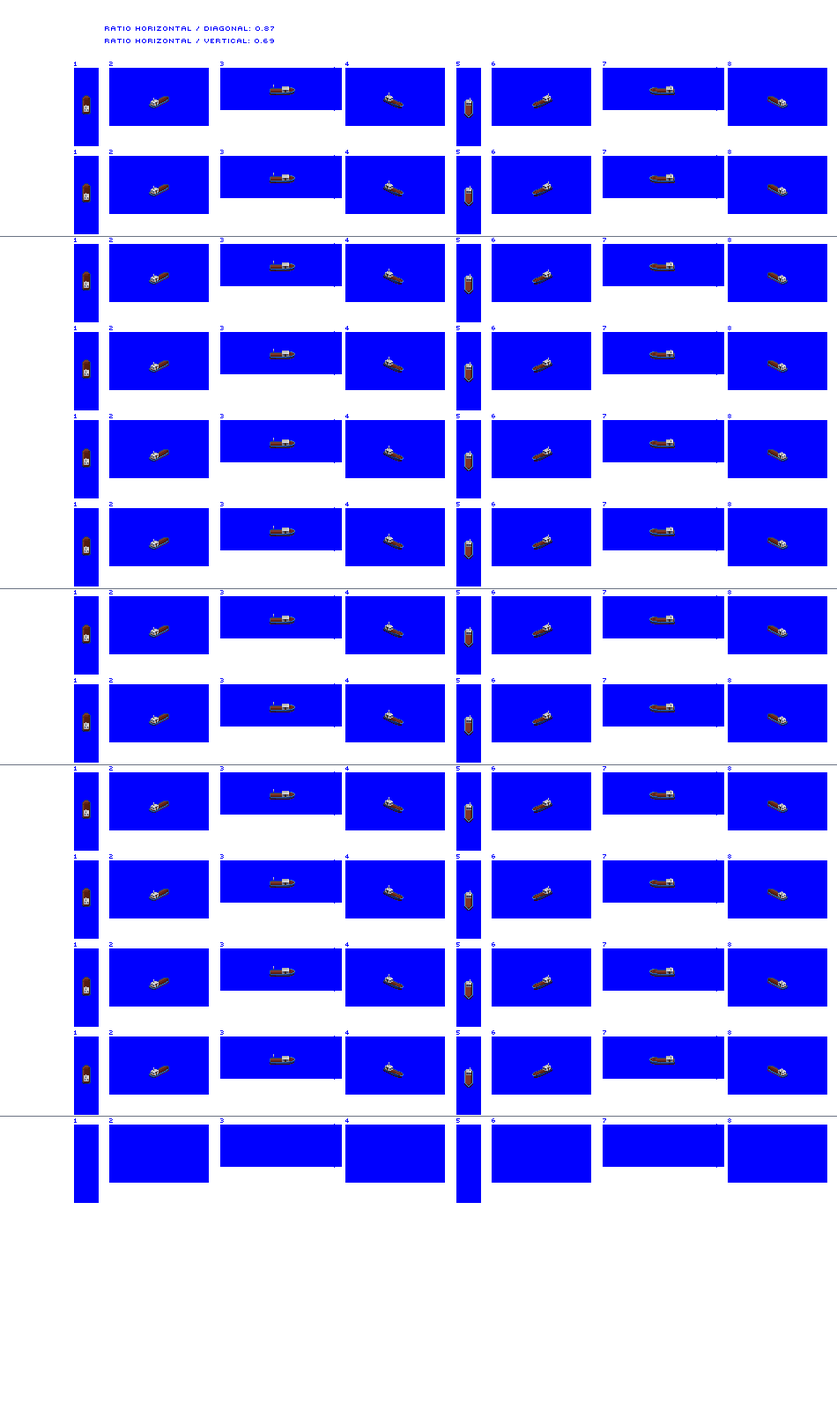
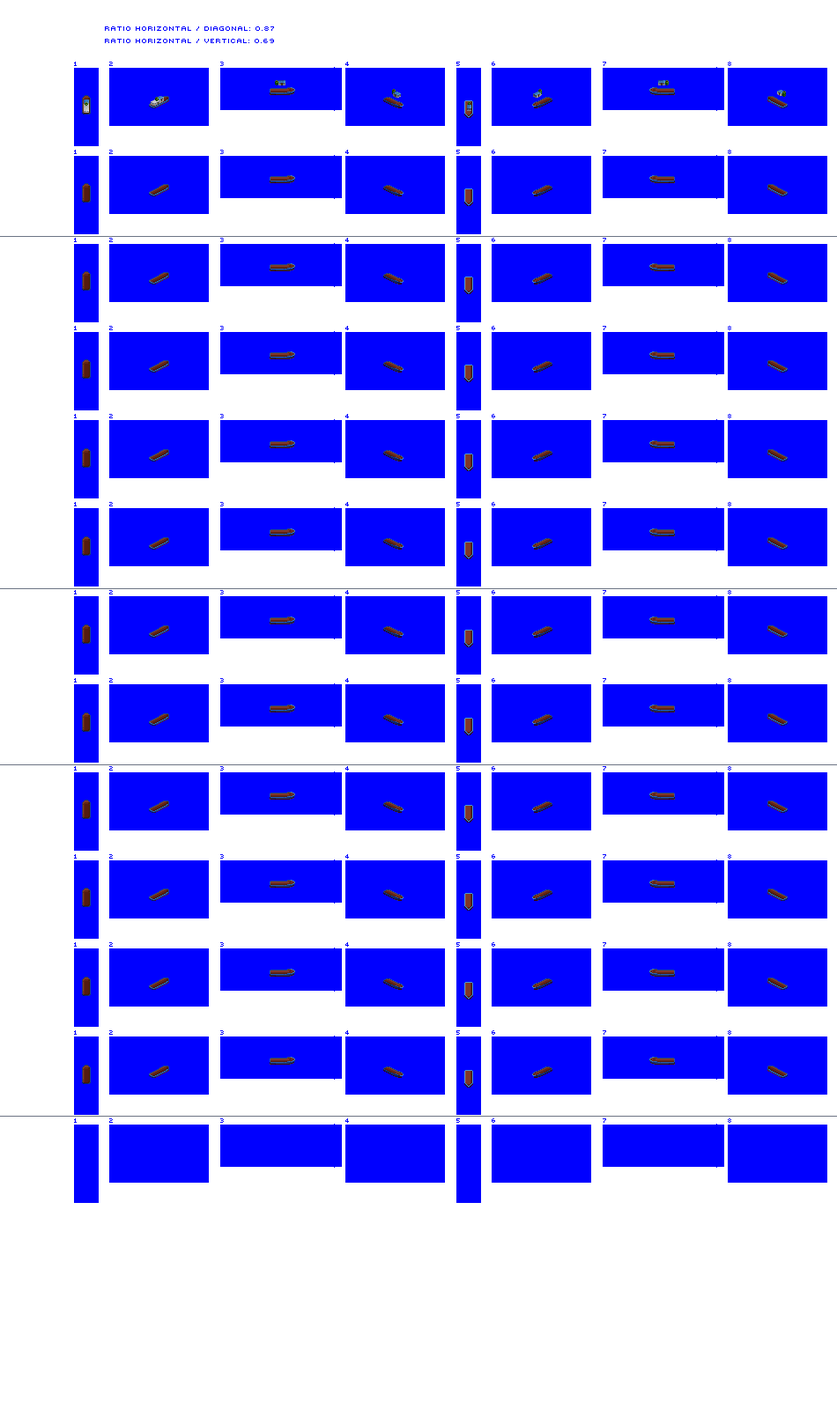
Two versions of the same layered image (837 x 1409). Layer-by-layer changes:
hid "greeble" over (85, 84, 783, 1079)
added layer "Layer 1" above "wheelhouse 1 copy" over (83, 80, 786, 113)
hid "wheelhouse 1 copy" over (83, 86, 786, 1082)
